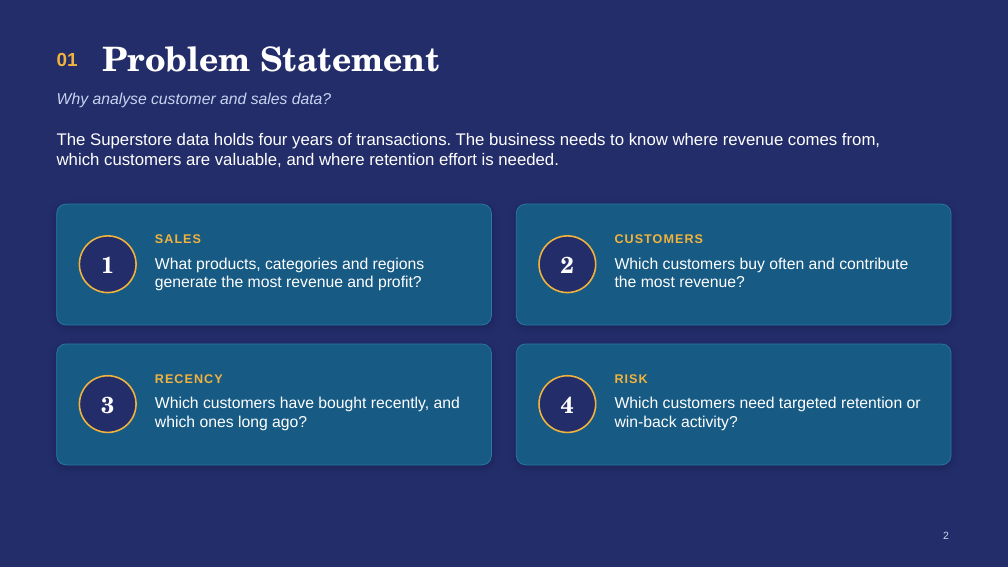
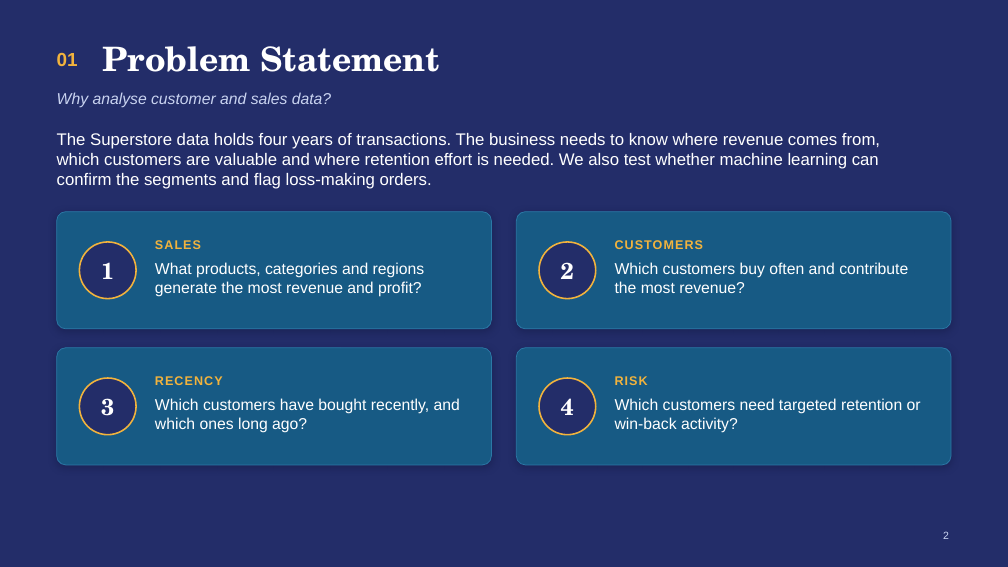
Before and after one commit to SANGRAMLEMBE/Superstore-RFM-Customer-Segmentation, a slide deck: slide 2 of Superstore_RFM_Customer_Segmentation.pptx. Drawn at 1008x567 pixels with LibreOffice and Linux fonts; fonts in the diff are those of the drawing. Boxes give left, top, right and bottom in pixels: in the first picture for what was removed or moved away, otherwise in the second. Text is boxed around its words. In the diff, an @@ line names an element or a change of style, - is before the commit and + after.

```diff
--- a/Superstore_RFM_Customer_Segmentation.pptx
+++ b/Superstore_RFM_Customer_Segmentation.pptx
@@ text at [57,133,880,189]: text changed @@
-The Superstore data holds four years of transactions. The business needs to know where revenue comes from, which customers are valuable, and where retention effort is needed.
+The Superstore data holds four years of transactions. The business needs to know where revenue comes from, which customers are valuable and where retention effort is needed. We also test whether machine learning can confirm the segments and flag loss-making orders.
@@ rounded rectangle: place and size @@
-rounded rectangle at [57,204,492,325]
+rounded rectangle at [57,212,492,329]
@@ proportions changed in 4 elements at [57,348,492,465], [516,348,951,465], [57,212,492,329], [516,212,951,329] @@
@@ rounded rectangle: place and size @@
-rounded rectangle at [516,204,951,325]
+rounded rectangle at [516,212,951,329]
@@ 6 texts, 2 ellipses: place and size @@
-6 texts, 2 ellipses at [79,234,908,293]
+6 texts, 2 ellipses at [79,240,908,299]
@@ rounded rectangle: place and size @@
-rounded rectangle at [57,344,492,465]
+rounded rectangle at [57,348,492,465]
@@ rounded rectangle: place and size @@
-rounded rectangle at [516,344,951,465]
+rounded rectangle at [516,348,951,465]
```
Also in this commit, not shown: 4 other slides changed, 2 slides added, 5 other files.
